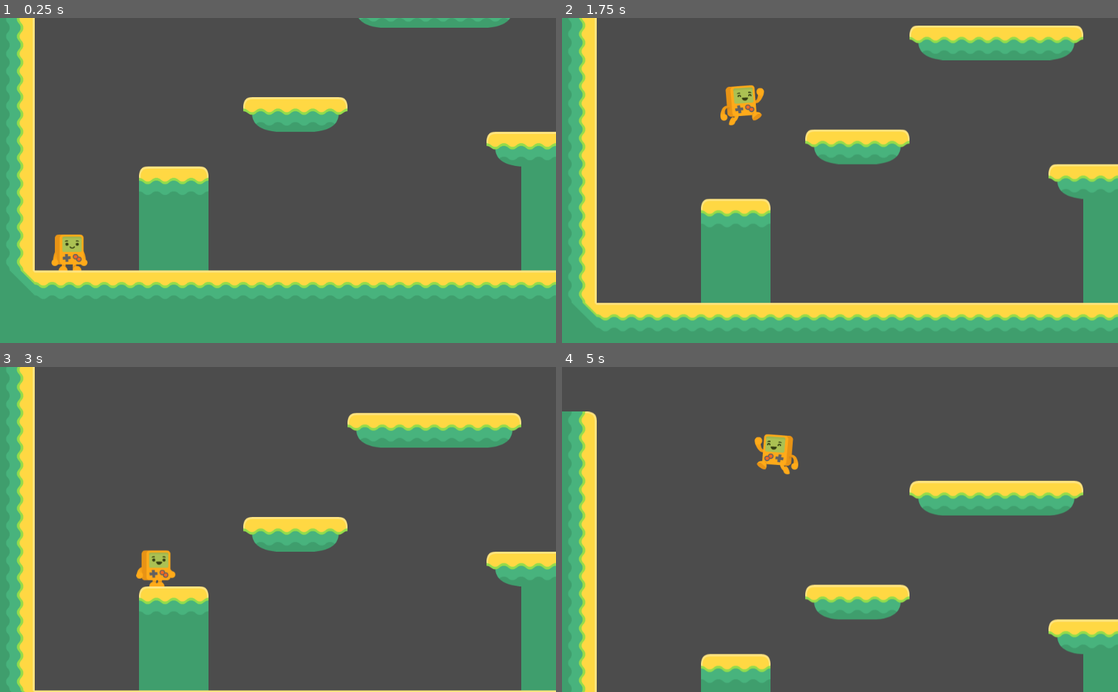
Above: before the commit, frames 1-4 (two rows, left to right).
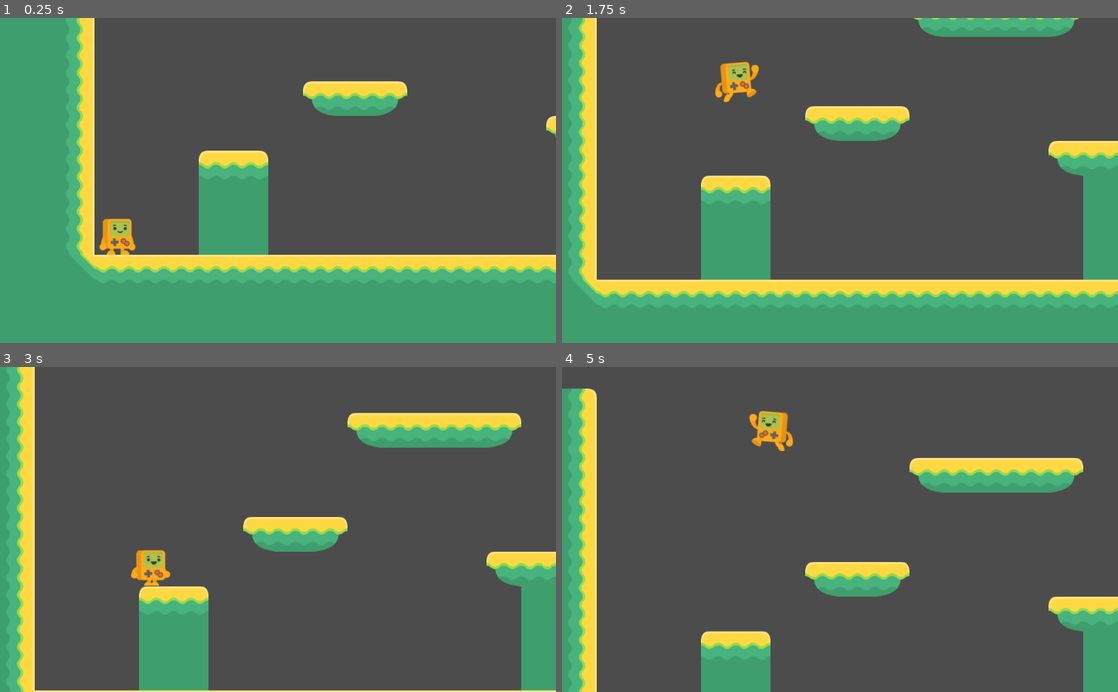
Above: after the commit, the same moments.

Repository: Louis-Ian/Godot-Projects
Game: Godot game, scene res://Level01.tscn
Same seed, same stepped clock (60 frames per second), same inputs: the game is played once before the commit and once after it.
Inputs:
- Up to frame 1 (0.25 s): no input
- Up to frame 2 (1.75 s): hold D (right) from 0.53 s (still down); tap W (up) at 0.77, 1.52 s
- Up to frame 3 (3 s): release D (right) at 2.03 s; hold A (left) 2.03-2.78 s; hold D (right) from 2.78 s (still down)
- Up to frame 4 (5 s): tap W (up) at 3.02, 3.77, 4.52 s; release D (right) at 4.28 s; hold A (left) from 4.28 s (still down)

The runs differ from the first frame. In frame 1, 33% of the frame differs, in the area x 3-100%, y 0-84%; in frame 2, 23%; in frame 3, 0.5%; in frame 4, 14%.

Commit message:
part 6: camera smoothing

Diff:
--- a/BornCG 2D Platformer tutorial/Level01.tscn
+++ b/BornCG 2D Platformer tutorial/Level01.tscn
@@ -11,7 +11,7 @@
 tile_data = PoolIntArray( -196589, 7, 0, -196588, 2, 0, -196587, 10, 0, -131054, 9, 0, -131053, 13, 0, -131052, 0, 0, - …(8542 unchanged characters)…
 
 [node name="Player" parent="." instance=ExtResource( 2 )]
-position = Vector2( 127.939, 494.999 )
+position = Vector2( 106.303, 516.635 )
 
 [node name="Camera2D" type="Camera2D" parent="Player"]
 current = true
@@ -19,8 +19,10 @@
 limit_top = -450
 limit_right = 3976
 limit_bottom = 710
+limit_smoothed = true
 drag_margin_h_enabled = true
 drag_margin_v_enabled = true
+smoothing_enabled = true
 drag_margin_left = 0.35
 drag_margin_top = 0.5
 drag_margin_right = 0.35
